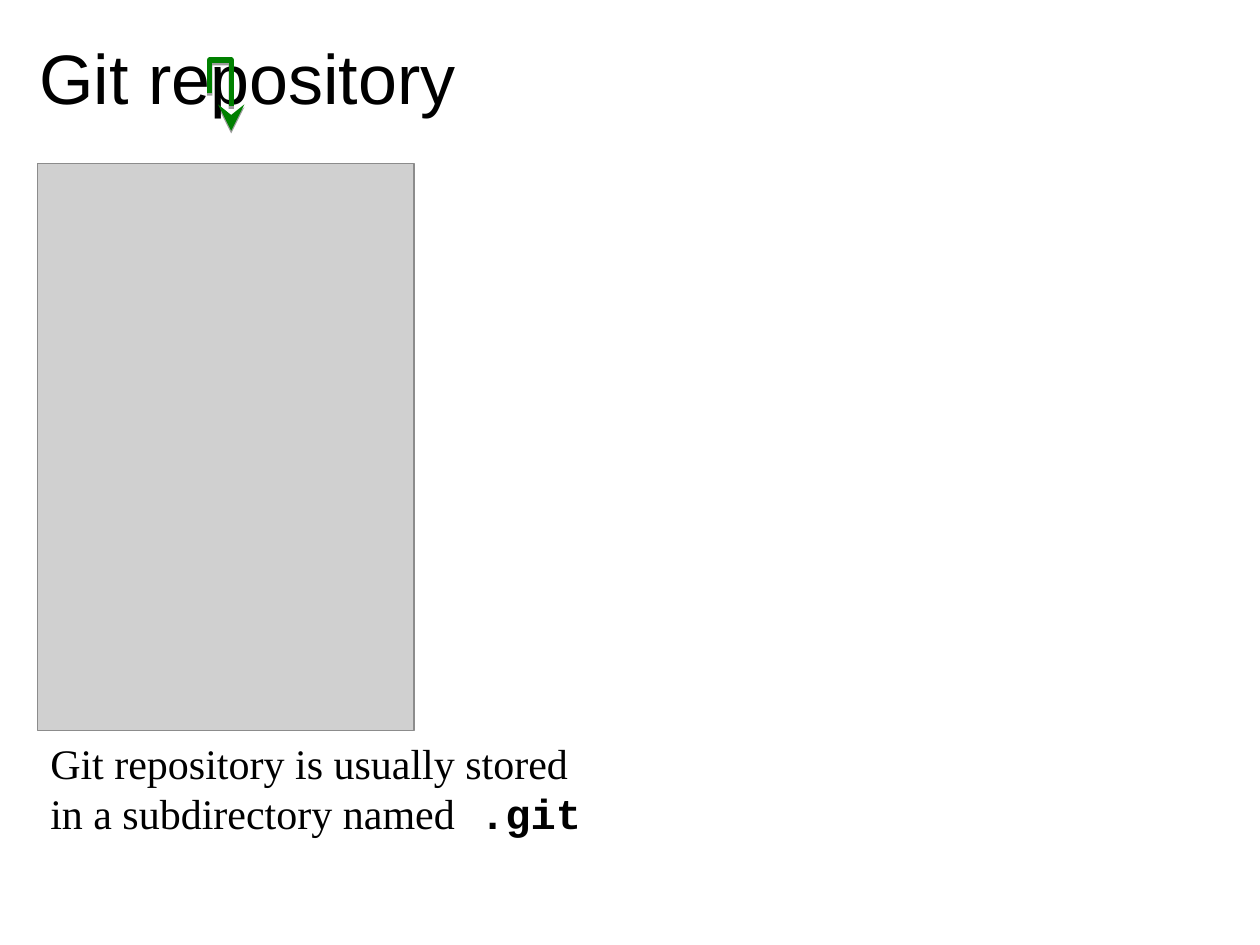
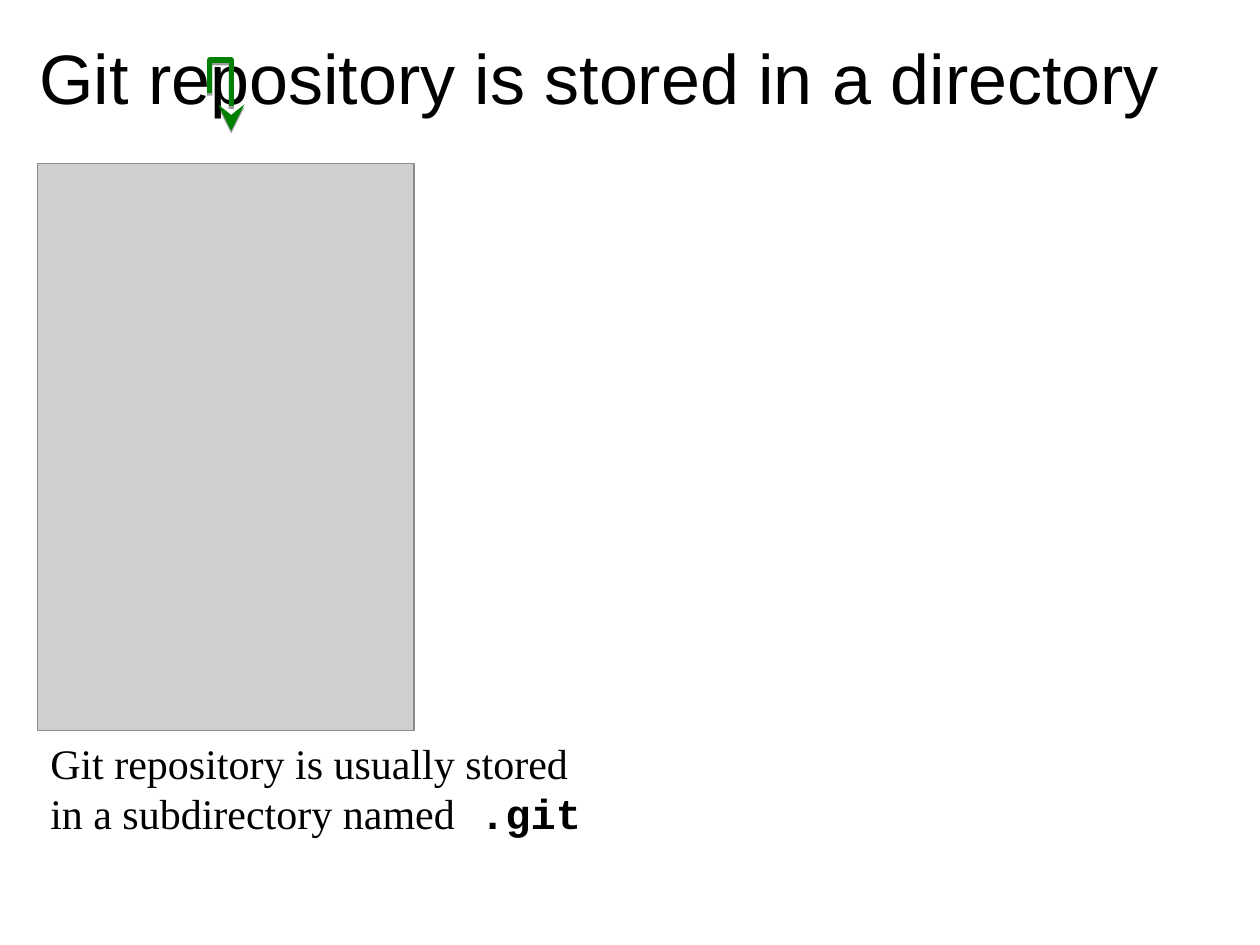
Before and after one commit to cpske/ISP, a slide deck: slide 3 of git/Git-Basics.odp. Drawn at 1260x945 pixels with LibreOffice and Linux fonts; fonts in the diff are those of the drawing; grey boxes stand for pictures. Boxes give left, top, right and bottom in pixels: in the first picture for what was removed or moved away, otherwise in the second. Text is boxed around its words. In the diff, an @@ line names an element or a change of style, - is before the commit and + after.

```diff
--- a/git/Git-Basics.odp
+++ b/git/Git-Basics.odp
@@ title at box(40, 53, 1159, 117): text changed @@
-Git repository
+Git repository is stored in a directory
```
Also in this commit, not shown: 5 other slides changed, 4 other files.
